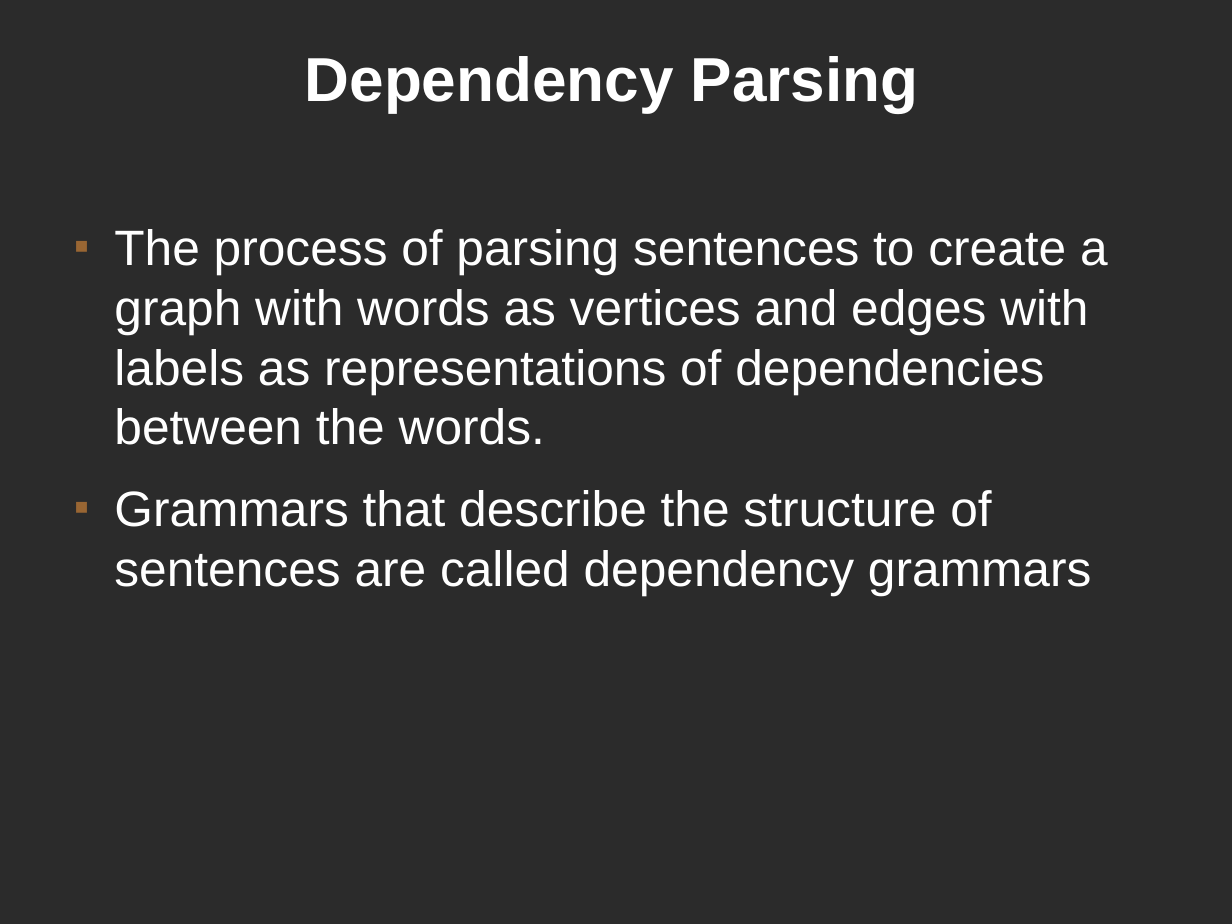
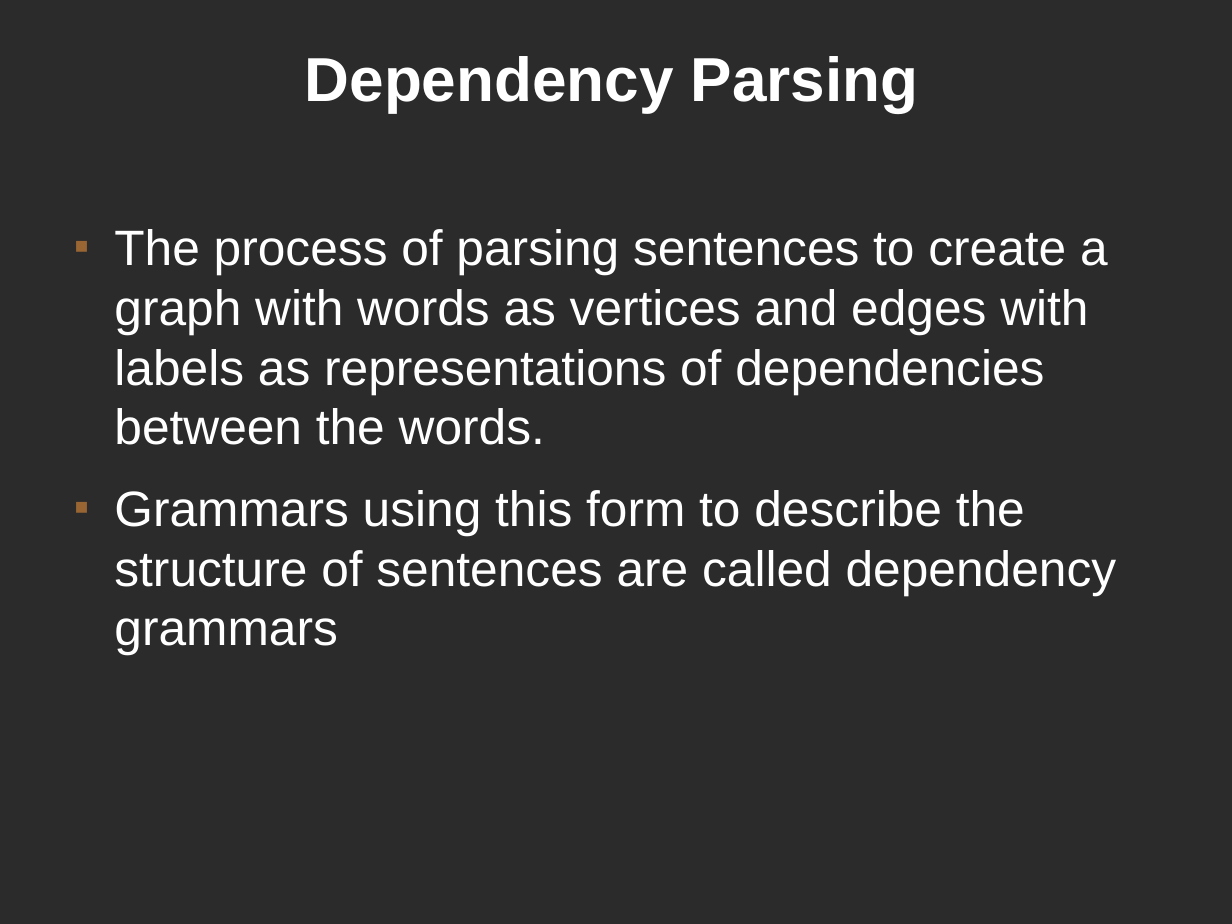
Before and after one commit to kjellwinblad/master-thesis-matrial, a slide deck: slide 2 of presentation/presenation.odp. Drawn at 1232x924 pixels with LibreOffice and Linux fonts; fonts in the diff are those of the drawing; background and template pictures are left out; a plain dark background stands for a picture behind light text. Boxes give left, top, right and bottom in pixels: in the first picture for what was removed or moved away, otherwise in the second. Text is boxed around its words. In the diff, an @@ line names an element or a change of style, - is before the commit and + after.

```diff
--- a/presentation/presenation.odp
+++ b/presentation/presenation.odp
@@ text at <box>114,490,1117,655</box>: text changed @@
-■ Grammars that describe the structure of sentences are called dependency grammars
+■ Grammars using this form to describe the structure of sentences are called dependency grammars
```
Also in this commit, not shown: 8 other slides changed.
